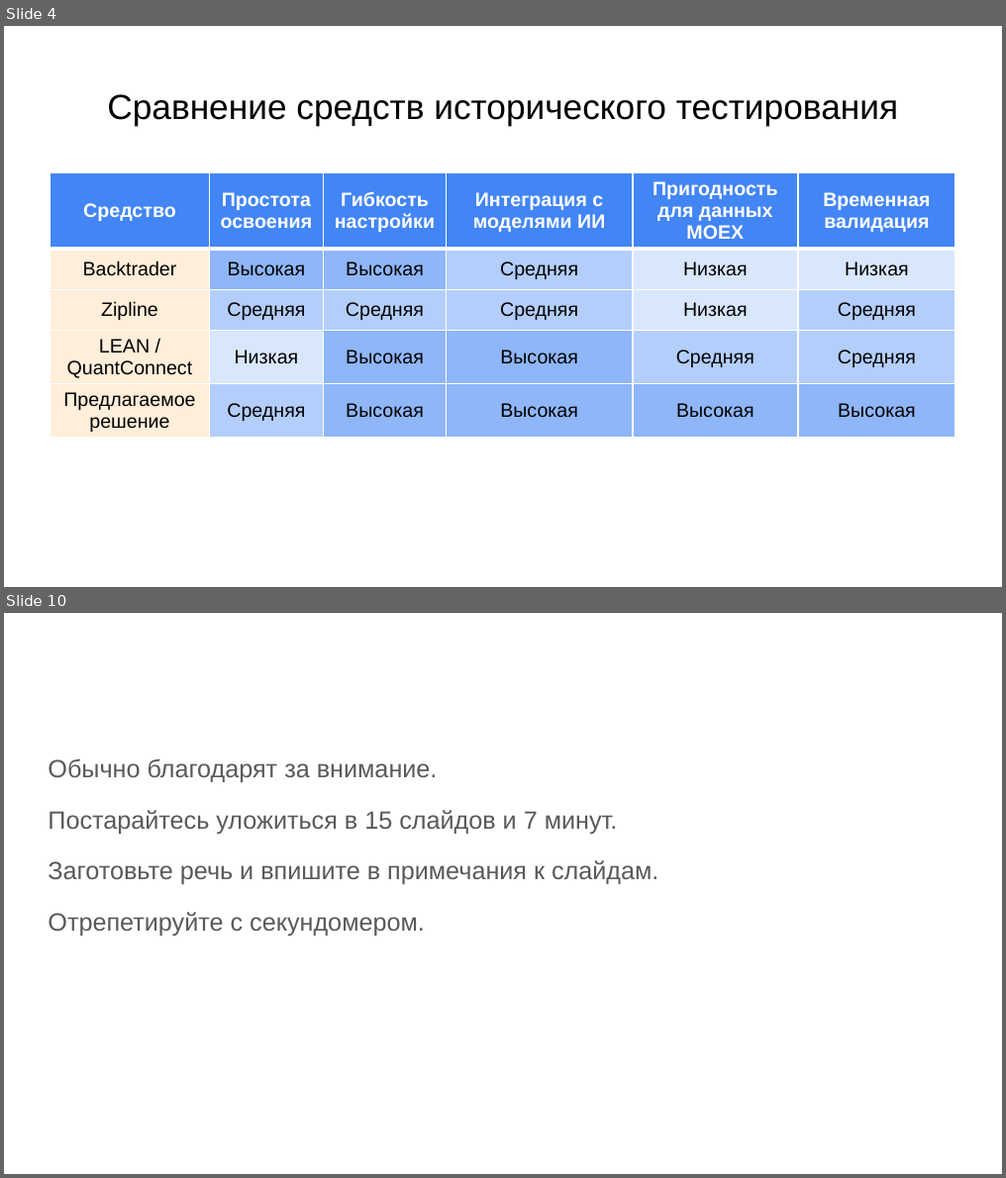
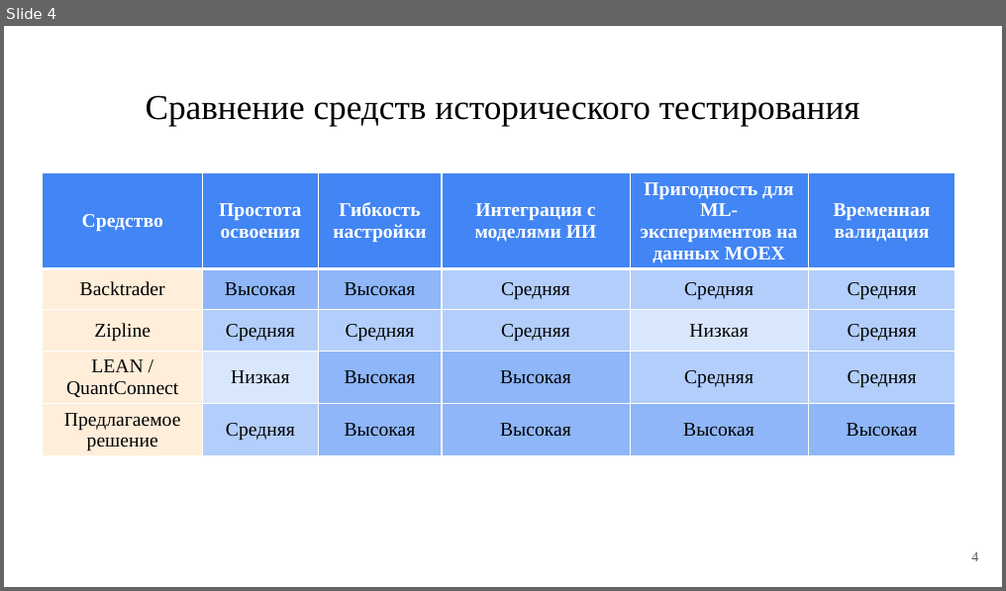
Before and after one commit to PetrovKirill00/BKP, a slide deck: Презентация.pptx. Shown one above the other, each under a label of ours: slides 4 and 10 before the commit, slide 4 after it; the slides between them are not shown. The pictures are 1006x1178 and 1006x591 pixels, drawn with LibreOffice and Linux fonts; fonts in the diff are those of the drawing. Boxes give left, top, right and bottom in pixels: in the first picture for what was removed or moved away, otherwise in the second. Text is boxed around its words. In the diff, an @@ line names an element or a change of style, - is before the commit and + after.

```diff
--- a/Презентация.pptx
+++ b/Презентация.pptx
@@ slide 10 removed at (x1=4, y1=613, x2=1002, y2=1174), background #FFFFFF @@
@@ text removed at (x1=48, y1=759, x2=658, y2=936) @@
-Обычно благодарят за внимание.
-Постарайтесь уложиться в 15 слайдов и 7 минут.
-Заготовьте речь и впишите в примечания к слайдам.
-Отрепетируйте с секундомером.
@@ slide 4 changed as well @@
@@ title "Сравнение средств исторического тестирования" at (x1=146, y1=95, x2=860, y2=126): font Arial to Times New Roman @@
@@ table at (x1=43, y1=173, x2=958, y2=472) @@
-row 1, column 5: Пригодность для данных MOEX
+row 1, column 5: Пригодность для ML-экспериментов на данных MOEX
-row 2, column 5: Низкая
+row 2, column 5: Средняя
-row 2, column 6: Низкая
+row 2, column 6: Средняя
@@ fill #D9E7FD to #B3CEFB in 2 cells @@
@@ font Arial to Times New Roman in "Средство", "Простота освоения", "Гибкость настройки", "Интеграция с моделями ИИ" and 23 more places @@
@@ table resized from (x1=50, y1=173, x2=956, y2=447) to (x1=43, y1=173, x2=958, y2=472) @@
@@ page number added at (x1=971, y1=553, x2=978, y2=562), 10 pt, text #595959 @@
+4
```
Also in this commit, not shown: 4 other slides changed, 7 slides added, 4 other slides removed, 24 other files.
